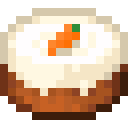
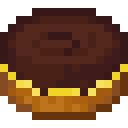
Layered file, before and after one edit (w=128, h=128). Changes by layer:
added group "boston cream pie cake" with 5 layers above "pineapple upside down cake" over box(0, 8, 128, 120)
added layer "chorus cake item #6" in group "boston cream pie cake" over box(0, 8, 128, 120)
hid group "carrot cake stuff" (6 layers) over box(0, 8, 128, 120)
